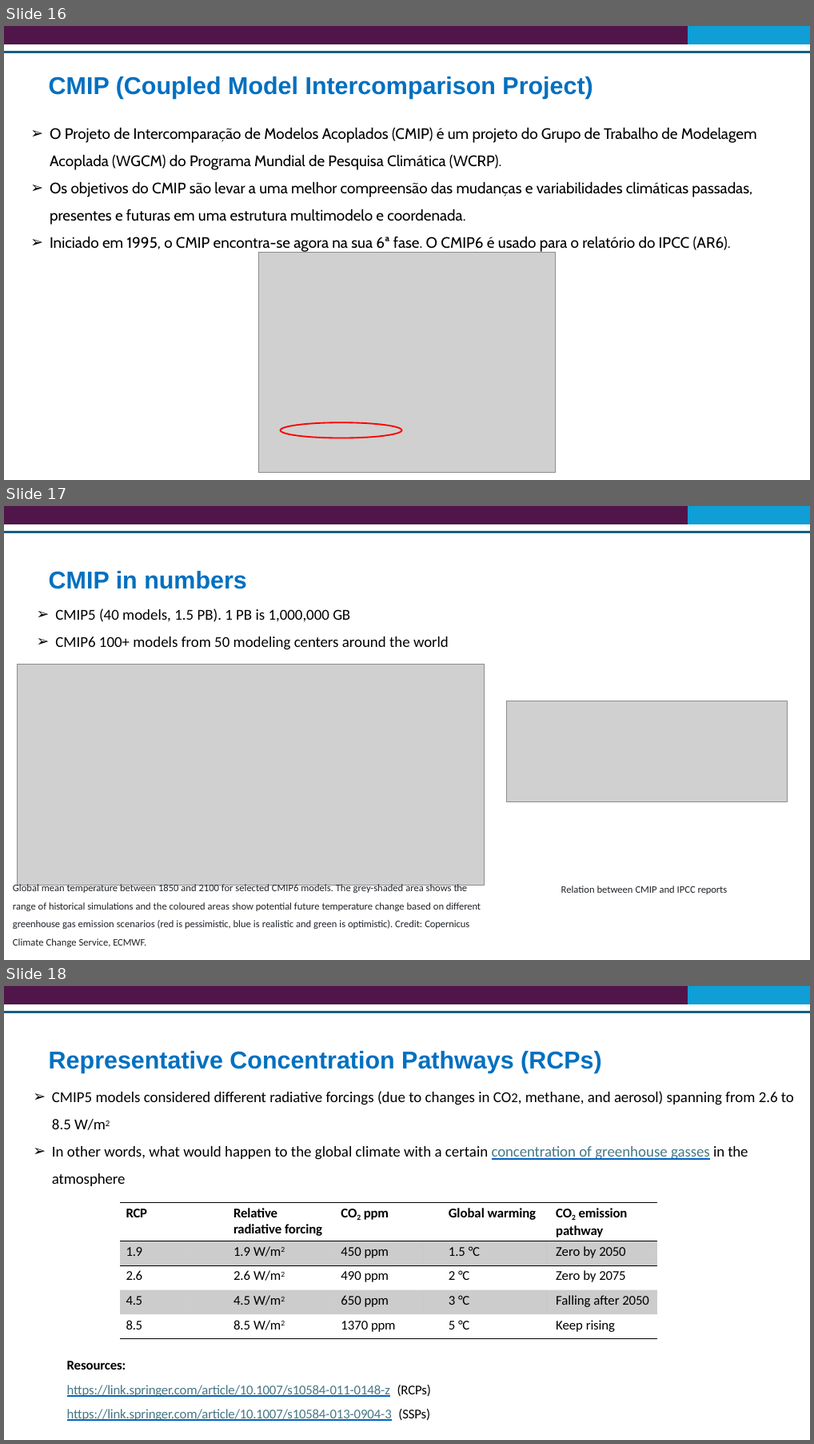
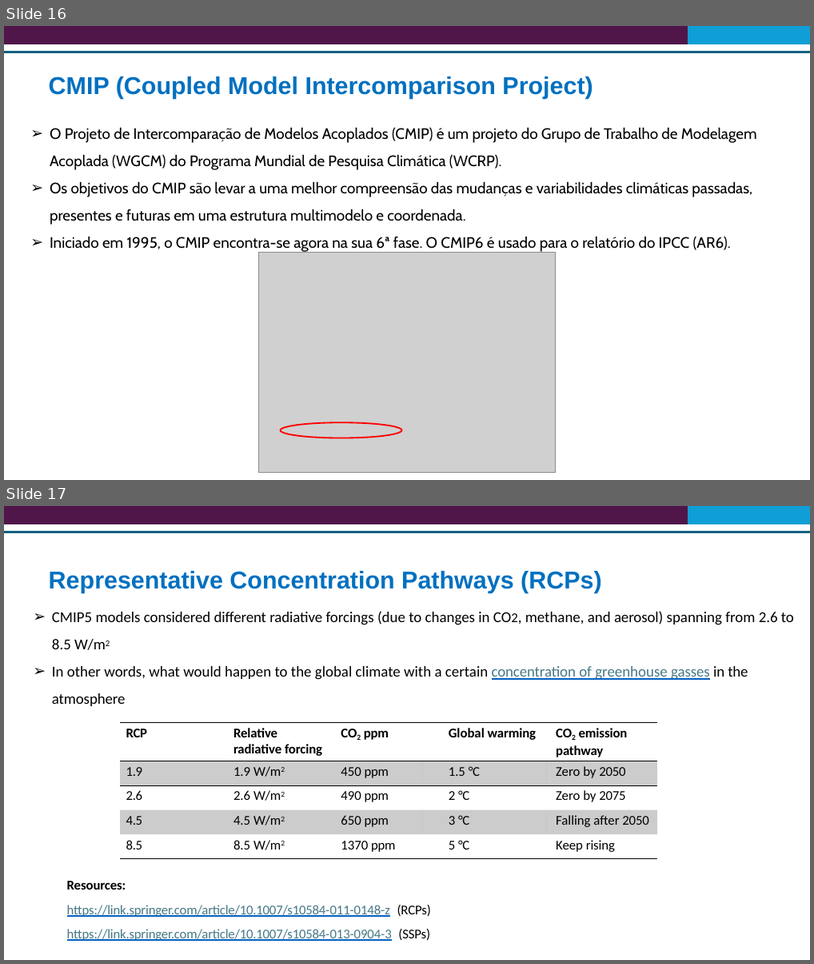
Before and after one commit to Risk-Team/trainings, a slide deck: STP/presentations/GCF and climate change adaptation concepts.pptx. Shown one above the other, each under a label of ours: slides 16, 17 and 18 before the commit, slides 16 and 17 after it. The pictures are 814x1444 and 814x964 pixels, drawn with LibreOffice and Linux fonts; fonts in the diff are those of the drawing; grey boxes stand for pictures. Boxes give left, top, right and bottom in pixels: in the first picture for what was removed or moved away, otherwise in the second. Text is boxed around its words. In the diff, an @@ line names an element or a change of style, - is before the commit and + after.

```diff
--- a/STP/presentations/GCF and climate change adaptation concepts.pptx
+++ b/STP/presentations/GCF and climate change adaptation concepts.pptx
@@ slide 17 removed at (4,506,810,960), background #FFFFFF @@
@@ rectangle removed at (4,506,688,524) @@
@@ rectangle removed at (688,506,810,524) @@
@@ line removed from (4, 532) to (810, 532) @@
@@ title removed at (49,571,247,589) @@
-CMIP in numbers
@@ text removed at (55,608,449,650) @@
-➢ CMIP5 (40 models, 1.5 PB). 1 PB is 1,000,000 GB
-➢ CMIP6 100+ models from 50 modeling centers around the world
@@ picture removed at (18,664,484,884) @@
@@ picture removed at (507,700,787,802) @@
@@ text removed at (13,883,481,947) @@
-Global mean temperature between 1850 and 2100 for selected CMIP6 models. The grey-shaded area shows the range of historical simulations and the coloured areas show potential future temperature change based on different greenhouse gas emission scenarios (red is pessimistic, blue is realistic and green is optimistic). Credit: Copernicus Climate Change Service, ECMWF.
@@ text removed at (562,885,728,894) @@
-Relation between CMIP and IPCC reports
@@ what was slide 18 is now slide 17 @@
```
Also in this commit, not shown: 3 slides changed, 1 slide added, 6 other files.
